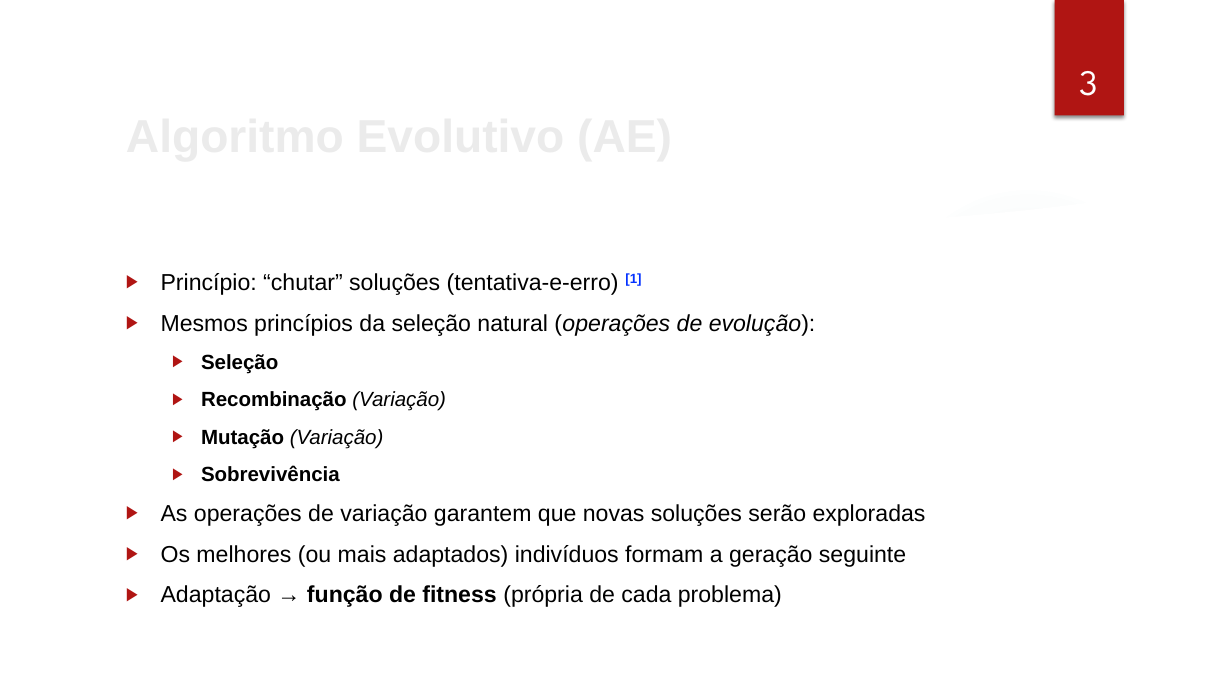
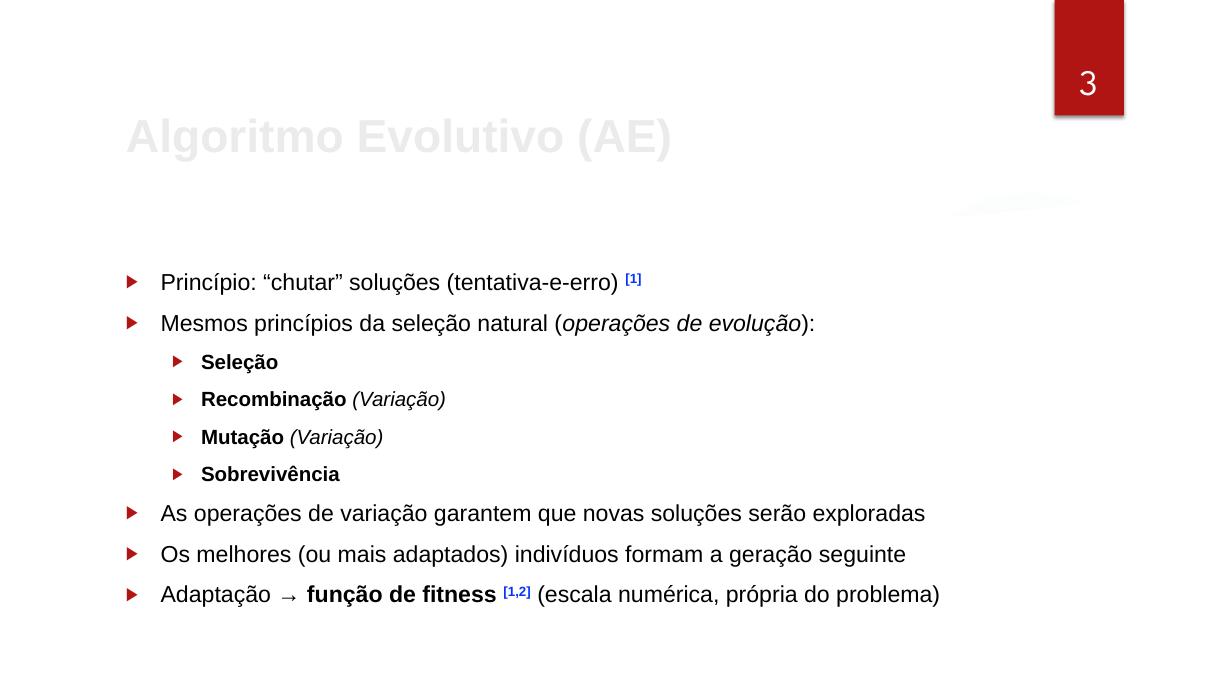
Before and after one commit to cassioss/genetics, a slide deck: slide 4 of presentations/TG2_Apresentacao_Cassio.pptx. Drawn at 1232x693 pixels with LibreOffice and Linux fonts; fonts in the diff are those of the drawing; background and template pictures are left out. Boxes give left, top, right and bottom in pixels: in the first picture for what was removed or moved away, otherwise in the second. Text is boxed around its words. In the diff, an @@ line names an element or a change of style, - is before the commit and + after.

```diff
--- a/presentations/TG2_Apresentacao_Cassio.pptx
+++ b/presentations/TG2_Apresentacao_Cassio.pptx
@@ text at (161, 585, 940, 607): text changed @@
-▶ Adaptação → função de fitness (própria de cada problema)
+▶ Adaptação → função de fitness [1,2] (escala numérica, própria do problema)
```
Also in this commit, not shown: 1 other slide changed, 2 slides added, 8 other files.
